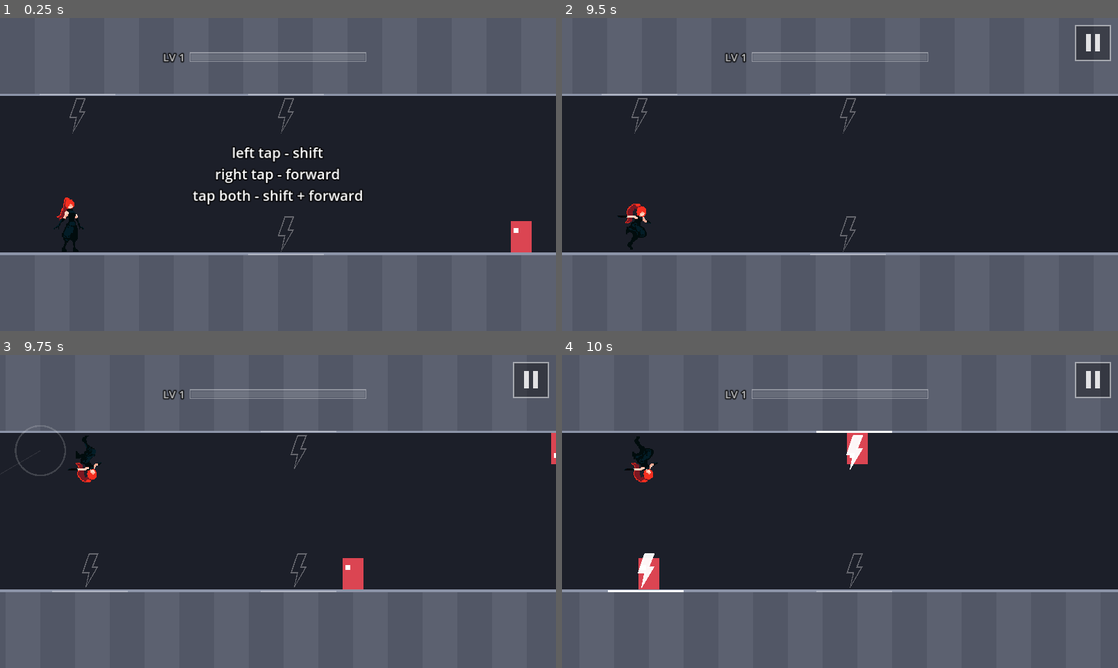
Above: before the commit, frames 1-4 (two rows, left to right).
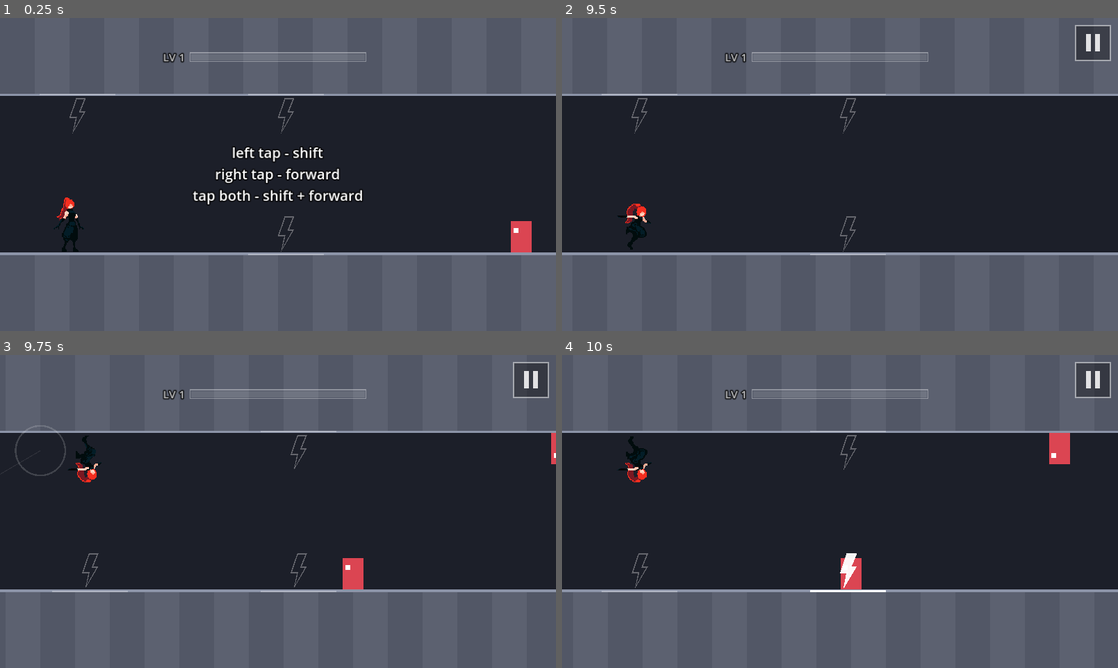
Above: after the commit, the same moments.

Repository: fredsbreads/game-off
Game: Godot game, scene res://scenes/main.tscn
Two runs of this game, one before a commit and one after it. Both use one fixed random seed, a clock stepped at 60 frames per second and the inputs below.
Inputs (mouse positions are in pixels of both pictures, inside the frame that each line leads up to):
- Up to frame 1 (0.25 s): no input
- Up to frame 2 (9.5 s): tap Enter at 0.5 s; move the mouse to (962, 158) at 0.52 s; hold K (tp_forward) 0.53-1.28 s; hold J (tp_vertical) 0.53-1.28 s; click (962, 158) at 0.67 s; move the mouse to (728, 190) at 1.27 s; tap Shift at 1.35, 5.85 s; move the mouse to (895, 105) at 2.02 s; hold K (tp_forward) 2.03-3.53 s; tap N every 2.25 s from 2.1 to 8.85 s; move the mouse to (812, 237) at 2.77 s; tap J (tp_vertical) at 2.85, 7.35 s; click (812, 237) at 2.92 s; move the mouse to (1006, 221) at 3.52 s; hold Shift 3.53-4.28 s; move the mouse to (673, 127) at 4.27 s; move the mouse to (867, 174) at 5.02 s; hold J (tp_vertical) 5.03-5.78 s; click (867, 174) at 5.17 s; move the mouse to (756, 96) at 5.77 s; hold K (tp_forward) 5.78-8.03 s; move the mouse to (962, 158) at 6.52 s; move the mouse to (728, 190) at 7.27 s; click (728, 190) at 7.42 s; move the mouse to (895, 105) at 8.02 s; hold Shift 8.03-8.78 s; move the mouse to (812, 237) at 8.77 s
- Up to frame 3 (9.75 s): move the mouse to (444, 558) at 9.52 s; hold K (tp_forward) from 9.53 s (still down); hold J (tp_vertical) from 9.53 s (still down); click (444, 558) at 9.67 s
- Up to frame 4 (10 s): keep holding K (tp_forward); keep holding J (tp_vertical)

Frames 1-3 are identical in both runs. In frame 4, 2.4% of the frame differs, in the area x 7-92%, y 24-76%.

Commit message:
Ignore the same button pressed again during the cooldown

Diff:
--- a/scripts/main.gd
+++ b/scripts/main.gd
@@ -55,6 +55,10 @@
 var _pending_forward := false
 var _pending_vertical := false
 var _pending_frames := 0
+# The buttons the last teleport used. Pressing one of them again during the
+# cooldown that follows is ignored (a quick double press is spam, not intent).
+var _last_forward := false
+var _last_vertical := false
 # Where she was when a pending press could first fire. A single press waits
 # DIAGONAL_WINDOW_FRAMES in case it's a diagonal. While it waits she's
 # committed: running into an enemy doesn't count. When it fires, it hits if
@@ -149,6 +153,8 @@
 				_request_fullscreen()
 				begin()
 		State.PLAYING:
+			if player.cooldown > 0 and ((button == Rules.Move.FORWARD and _last_forward) or (button == Rules.Move.VERTICAL and _last_vertical)):
+				return   # same button again right after a teleport: ignored
 			if not _pending_forward and not _pending_vertical:
 				_pending_frames = DIAGONAL_WINDOW_FRAMES
 			if button == Rules.Move.FORWARD:
@@ -428,6 +434,8 @@
 
 	# 1. teleport (ignored while on cooldown)
 	if move != Rules.Move.NONE and player.cooldown == 0:
+		_last_forward = move == Rules.Move.FORWARD or move == Rules.Move.DIAGONAL
+		_last_vertical = move == Rules.Move.VERTICAL or move == Rules.Move.DIAGONAL
 		_teleport(move)
 		if _hitstop > 0.0:
 			return   # killed: stay exactly on the enemy, so the markers line up
